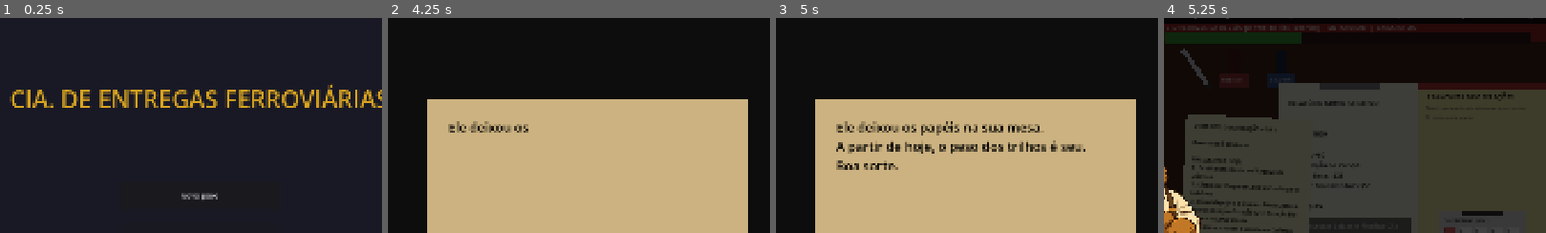
Above: before the commit, frames 1-4 (left to right).
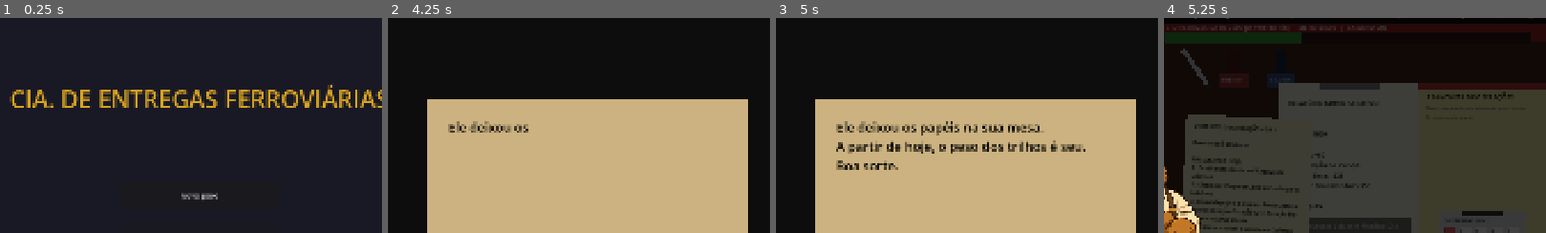
Above: after the commit, the same moments.

Repository: jonathanhenriques/Entregas_Ferroviarias
Game: Godot game, scene res://Main.tscn
The game is run twice, just before and just after one commit, with the same random seed, the same clock (stepped at 60 frames per second) and the same inputs. The project has no main scene, so this scene is started directly.
Inputs (mouse positions are % of the whole screen's width and height, from its top left):
- Up to frame 1 (0.25 s): no input
- Up to frame 2 (4.25 s): click "NOVO JOGO" at 0.5 s; tap Enter at 1.25, 2.75 s; move the mouse to (72, 45) at 1.27 s; click (72, 45) at 1.42 s; tap Space (ui_select) at 1.52, 2, 3.5 s; drag from (30, 55) to (45, 70) at 2.02 s; move the mouse to (60, 28) at 2.77 s; click (60, 28) at 2.92 s; drag from (45, 70) to (20, 35) at 3.52 s
- Up to frame 3 (5 s): tap Enter at 4.25 s; move the mouse to (80, 65) at 4.27 s; click (80, 65) at 4.42 s; tap Space (ui_select) at 4.52 s
- Up to frame 4 (5.25 s): tap Space (ui_select) at 5 s; drag from (20, 35) to (35, 25) at 5.02 s
The pictures show only the part of the screen within x 24-74%, y 4-54%; the shares and areas given below are measured in that part.

Frames 1-3 are identical in both runs. In frame 4, 0.1% of the frame differs, in the area x 34-66%, y 3-6%.

Commit message:
Separando o mapa em regiões. Adicionando fichas para usar o telefône, limite de 3 fichas

Diff:
--- a/game_manager.gd
+++ b/game_manager.gd
@@ -81,11 +81,18 @@
 
 var daily_gang_toll: int = 0
 var daily_crew_cost: int = 0
+
 var daily_lobby_cost: int = 0
 
 var daily_parcel_train_cost: int = 50
 
+# --- INÍCIO DA ADIÇÃO: FICHAS TELEFÔNICAS ---
+var phone_tokens: int = 3
+# --- FIM DA ADIÇÃO ---
+
 var active_contracts: Array = []
+
+
 const MAX_CONTRACTS: int = 3
 const BASE_COST: int = 25
 var network_connections: Array = []
@@ -304,6 +311,10 @@
 
 	contracts_updated.emit()
 	current_day += 1
+
+	# --- INÍCIO DA ADIÇÃO: RECARGA DIÁRIA DE FICHAS ---
+	phone_tokens = 3
+	# --- FIM DA ADIÇÃO ---
 
 	# --- NOVO: REINICIA O TURNO PARA A MANHÃ NO PRÓXIMO DIA ---
 	day_phase = 0
@@ -725,6 +736,10 @@
 	shift_time_left = 0.0
 	shift_active = false
 
+	# --- INÍCIO DA ADIÇÃO: RESET DAS FICHAS NO NOVO JOGO ---
+	phone_tokens = 3
+	# --- FIM DA ADIÇÃO ---
+
 	pending_victory_call = false
 	pending_defeat_call = false
 
@@ -750,6 +765,10 @@
 		"last_audit_day": last_audit_day,
 		"boss_package_intro_done": boss_package_intro_done,
 		"pending_boss_package_call": pending_boss_package_call,
+
+		# --- INÍCIO DA ADIÇÃO: SALVANDO AS FICHAS ---
+		"phone_tokens": phone_tokens,
+		# --- FIM DA ADIÇÃO ---
 
 		"is_first_route_built": is_first_route_built,
 		"first_fiscal_warning_done": first_fiscal_warning_done,
@@ -800,6 +819,10 @@
 		last_audit_day = data.get("last_audit_day", -99)
 		boss_package_intro_done = data.get("boss_package_intro_done", false)
 		pending_boss_package_call = data.get("pending_boss_package_call", false)
+
+		# --- INÍCIO DA ADIÇÃO: CARREGANDO AS FICHAS ---
+		phone_tokens = data.get("phone_tokens", 3)
+		# --- FIM DA ADIÇÃO ---
 
 		is_first_route_built = data.get("is_first_route_built", false)
 		first_fiscal_warning_done = data.get("first_fiscal_warning_done", false)
--- a/level_data.gd
+++ b/level_data.gd
@@ -3,7 +3,7 @@
 
 const LEVELS = {
 	1: {
-		"name": "O Vale do Rio (Tutorial)",
+		"name": "O Vale do Rio",
 		"budget": 1500,
 		"goal": 4000,
 		"map_layout": [
@@ -30,68 +30,17 @@
 			"............................................................"
 		],
 		"companies": [
-			# --- INÍCIO DA ALTERAÇÃO: NOMENCLATURA DOS CONTRATOS DO NÍVEL 1 ---
-			{"name": "Serraria do Vale", "type": "Ganha-Pao", "base_reward": 100, "phone": "555-0101", "cargo": "Madeira", "route_id": "Estação A-Estação B", "route_name": "Estação A <-> Estação B"},
-			{"name": "Mina de Carvao Sul", "type": "Ganha-Pao", "base_reward": 120, "phone": "555-0202", "cargo": "Carvao Bruto", "route_id": "Estação A-Estação C", "route_name": "Estação A <-> Estação C"}
-			# --- FIM DA ALTERAÇÃO ---
-		]
-	},
-	2: {
-		"name": "Planicies Centrais",
-		"budget": 2000,
-		"goal": 6000,
-		"map_layout": [
-			"............................................................",
-			"............................................................",
-			"......................FFFFFFFF..............................",
-			"......................FFFFFFFF...........C..................",
-			"......................FFFFFFFF..............................",
-			"......................FFFFFFFF..............................",
-			"............................................................",
-			"...................MMMMMM...................................",
-			"...................MMMMMM...................................",
-			"...................MMMMMM...................................",
-			"...............A...MMMMMM...................................",
-			"...................MMMMMM...................................",
-			"...................MMMMMM...................................",
-			"...................MMMMMM.......FFFFFFF.....................",
-			"................................FFFFFFF.....................",
-			"................................FFFFFFF.....................",
-			"................................FFFFFFF.....................",
-			"................................FFFFFFF......B..............",
-			"................................FFFFFFF.....................",
-			"............................................................",
-			"............................................................"
-		],
-		"gang_layout": [
-			"............................................................",
-			"............................................................",
-			"............................................................",
-			"............................................................",
-			"............................................................",
-			"............................................................",
-			"............................................................",
-			"............................................................",
-			"............................................................",
-			"............................................................",
-			"............................................................",
-			"....................GGGGGGGGGGGGGGGGGG......................",
-			"....................GGGGGGGGGGGGGGGGGG......................",
-			"....................GGGGGGGGGGGGGGGGGG......................",
-			"....................GGGGGGGGGGGGGGGGGG......................",
-			"....................GGGGGGGGGGGGGGGGGG......................",
-			"....................GGGGGGGGGGGGGGGGGG......................",
-			"....................GGGGGGGGGGGGGGGGGG......................",
-			"............................................................",
-			"............................................................"
-		],
-		"companies": [
-			# --- INÍCIO DA ALTERAÇÃO: NOMENCLATURA DOS CONTRATOS DO NÍVEL 2 ---
-			{"name": "Fazenda Trigo Dourado", "type": "Ganha-Pao", "base_reward": 130, "phone": "555-0303", "cargo": "Trigo", "route_id": "Estação A-Estação B", "route_name": "Estação A <-> Estação B"},
-			{"name": "Banco Central", "type": "Expresso", "base_reward": 250, "phone": "555-0404", "cargo": "Ouro", "route_id": "Estação B-Estação C", "route_name": "Estação B <-> Estação C", "max_dist": 22},
-			{"name": "Sindicato Oculto", "type": "VIP", "base_reward": 500, "phone": "555-0999", "cargo": "Carga Suspeita", "route_id": "Estação A-Estação C", "route_name": "Estação A <-> Estação C"},
-			{"name": "ONG Caminho Verde", "type": "Ecologico", "base_reward": 200, "phone": "555-7777", "cargo": "Sementes Raras", "route_id": "Estação B-Estação C", "route_name": "Estação B <-> Estação C"}
-			# --- FIM DA ALTERAÇÃO ---
+			# --- INÍCIO DA ADIÇÃO: EMPRESAS POPULANDO O GUIA REGIONAL ---
+			# Adicionamos a tag "region" e espalhamos empresas de A a F para o Guia fazer sentido
+			{"name": "Serraria do Vale", "region": "Vale do Rio", "type": "Ganha-Pao", "base_reward": 100, "phone": "555-0101", "cargo": "Madeira", "route_id": "Estação A-Estação B", "route_name": "Estação A <-> Estação B"},
+			{"name": "Siderúrgica B", "region": "Vale do Rio", "type": "Ganha-Pao", "base_reward": 140, "phone": "555-0102", "cargo": "Bobinas de Aço", "route_id": "Estação B-Estação D", "route_name": "Estação B <-> Estação D"},
+
+			{"name": "Fazenda Trigo Dourado", "region": "Planícies", "type": "Ganha-Pao", "base_reward": 130, "phone": "555-0201", "cargo": "Trigo", "route_id": "Estação C-Estação F", "route_name": "Estação C <-> Estação F"},
+			{"name": "Refinaria Apex", "region": "Planícies", "type": "VIP", "base_reward": 350, "phone": "555-0202", "cargo": "Combustível", "route_id": "Estação D-Estação F", "route_name": "Estação D <-> Estação F"},
+
+			{"name": "Mina de Carvão Sul", "region": "Montanhas", "type": "Ganha-Pao", "base_reward": 120, "phone": "555-0301", "cargo": "Carvão Bruto", "route_id": "Estação A-Estação E", "route_name": "Estação A <-> Estação E"},
+			{"name": "Fábrica de Peças", "region": "Montanhas", "type": "Expresso", "base_reward": 250, "phone": "555-0302", "cargo": "Peças Usinadas", "route_id": "Estação E-Estação F", "route_name": "Estação E <-> Estação F", "max_dist": 25}
+			# --- FIM DA ADIÇÃO ---
 		]
 	}
 }
